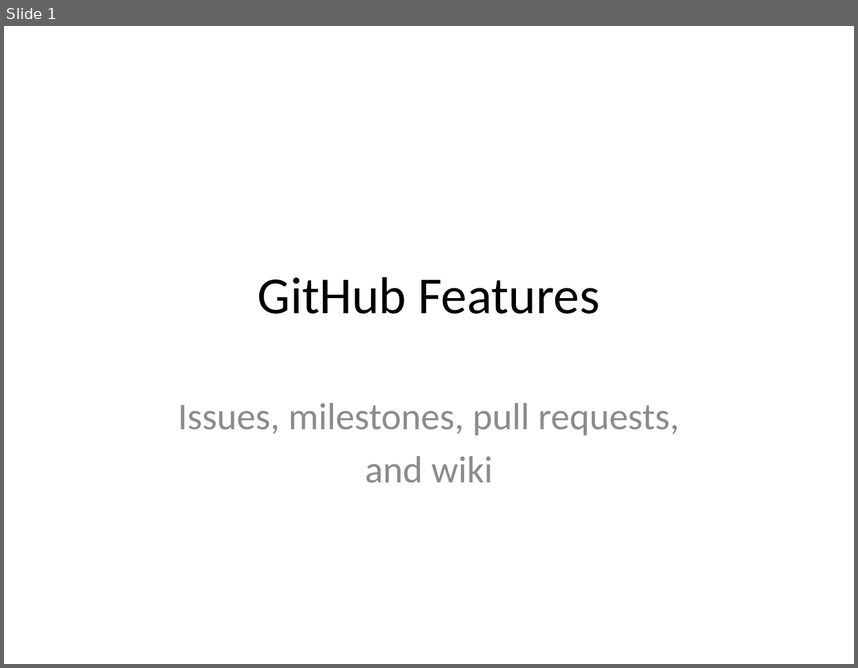
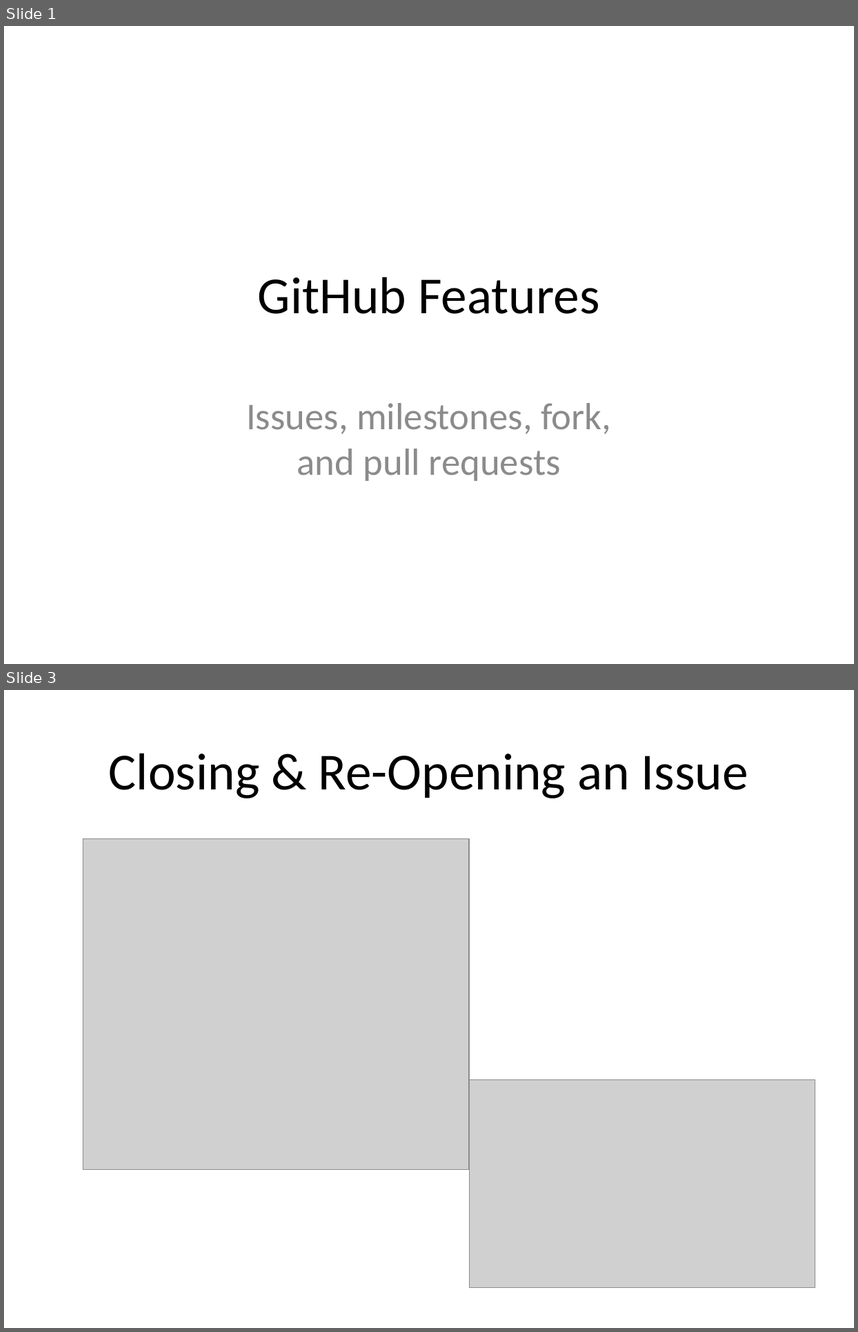
Before and after one commit to abergitdemo/git_demo, a slide deck: slides/github_features.pptx. Shown one above the other, each under a label of ours: slide 1 before the commit, slides 1 and 3 after it; the slides between them are not shown. The pictures are 858x668 and 858x1332 pixels, drawn with LibreOffice and Linux fonts; fonts in the diff are those of the drawing; grey boxes stand for pictures. Boxes give left, top, right and bottom in pixels: in the first picture for what was removed or moved away, otherwise in the second. Text is boxed around its words. In the diff, an @@ line names an element or a change of style, - is before the commit and + after.

```diff
--- a/slides/github_features.pptx
+++ b/slides/github_features.pptx
@@ slide 3 added at (4,690,854,1328), background #FFFFFF @@
@@ title added at (109,753,749,798), 44 pt, text #000000 @@
+Closing & Re-Opening an Issue
@@ picture added at (83,839,469,1170) @@
@@ picture added at (469,1079,815,1287) @@
@@ slide 1 changed as well @@
@@ subtitle at (246,403,611,481): text changed @@
-Issues, milestones, pull requests,
-and wiki
+Issues, milestones, fork,
+and pull requests
```
Also in this commit, not shown: 13 other slides added, 1 slide removed, 19 other files.
